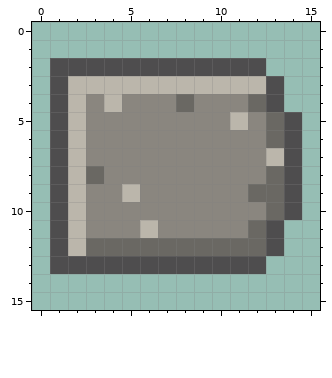
Pixel-art file, stored at art-source/aseprite/item_etching_plate_speed.aseprite. The first picture shows the starting point.
16x16 pixels, 1 frame.
Now the later version:
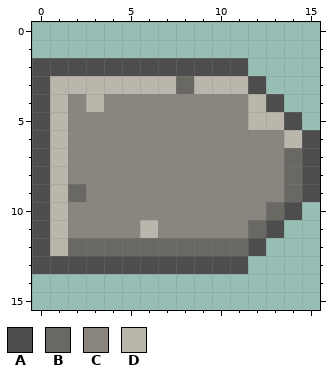
Palette (. is transparent): A #4e4d4e  B #6a6863  C #8a867f  D #bbb6ab
The commit says: give each etching kind its own plate outline and a bolder glyph
Diff:
y 2: x 0 . -> A; x 12 A -> .
y 3: x 0..1 .A -> AD; x 8 D -> B; x 12..13 DA -> A.
y 4: x 0..4 .ADCD -> ADCDC; x 8 B -> C; x 12 B -> D
y 5: x 0..2 .AD -> ADC; x 11..13 DCB -> CDD
y 6: x 0..2 .AD -> ADC; x 13..15 BA. -> CDA
y 7: x 0..2 .AD -> ADC; x 13..15 DA. -> CBA
y 8: x 0..3 .ADB -> ADCC; x 13..15 BA. -> CBA
y 9: x 0..2 .AD -> ADB; x 5 D -> C; x 12..15 BBA. -> CCBA
y 10..11: x 0..2 .AD -> ADC
y 12: x 0..2 .AD -> ADB; x 12..13 BA -> A.
y 13: x 0 . -> A; x 12 A -> .
